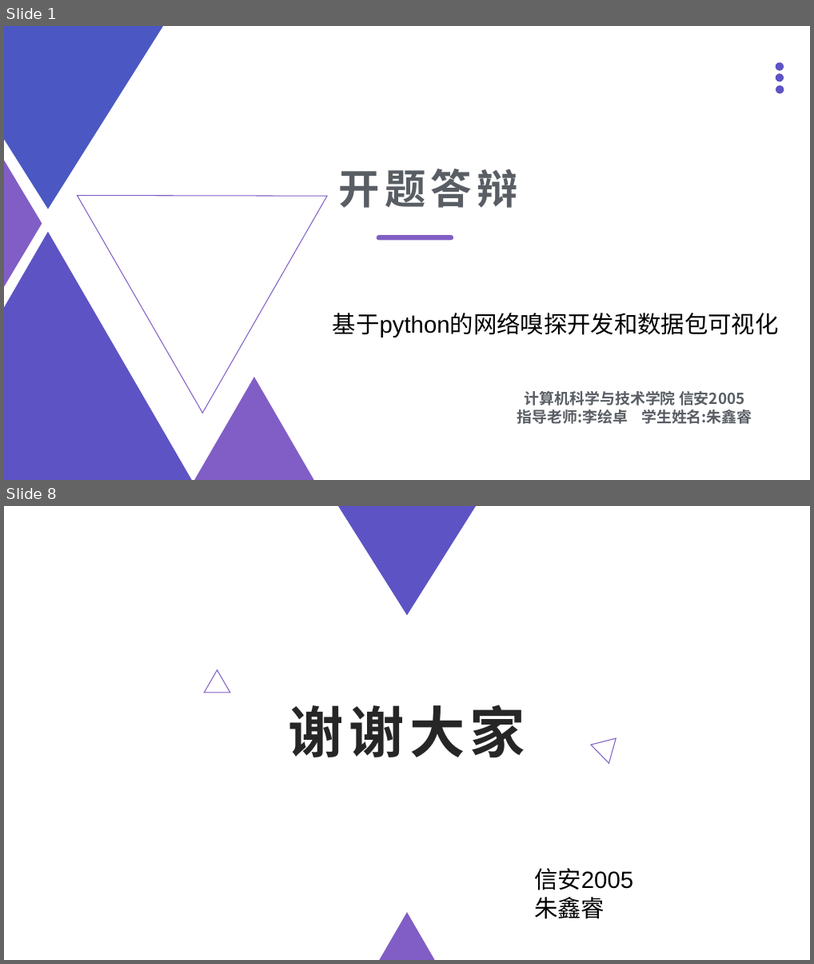
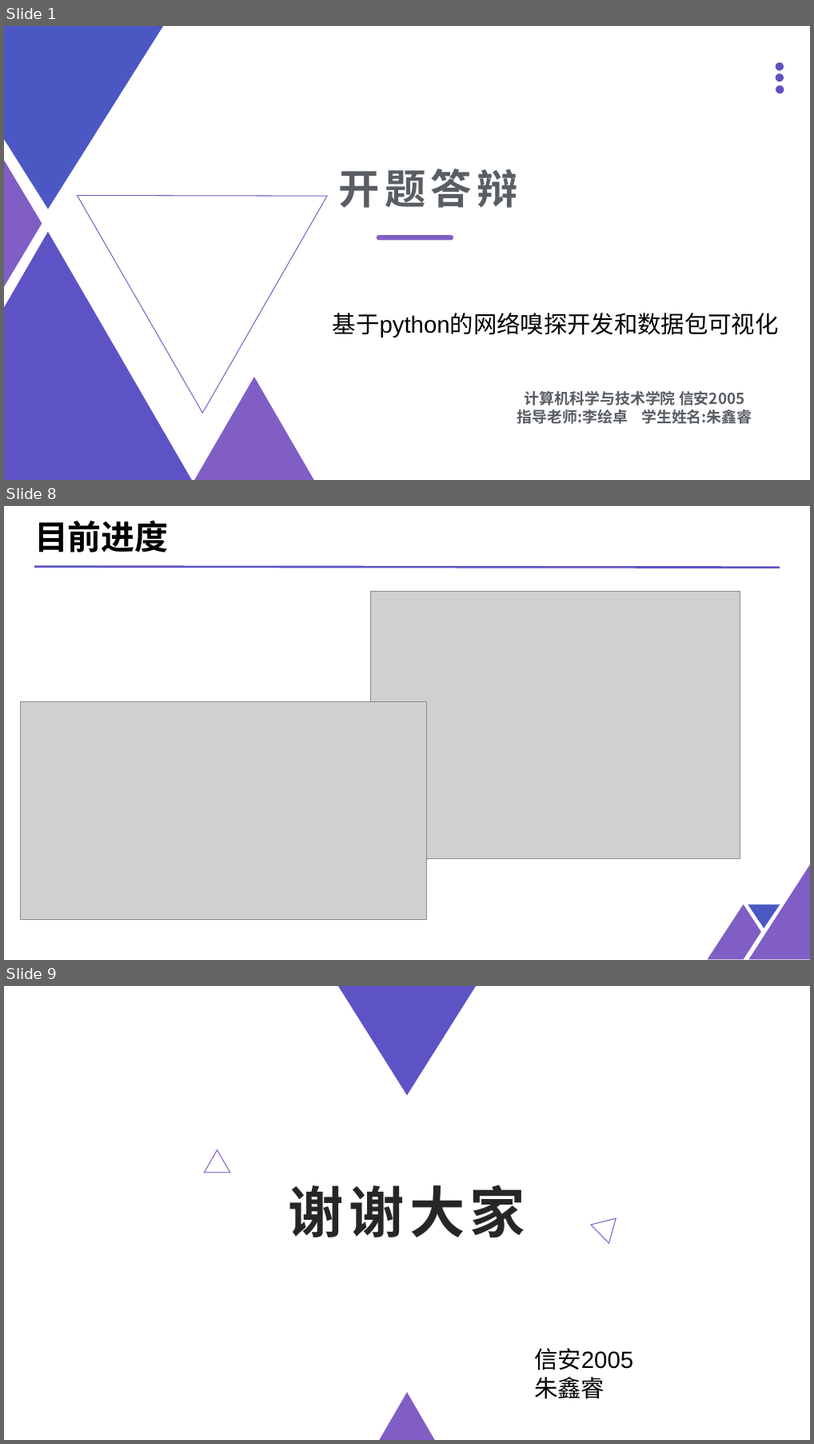
Before and after one commit to zzxr6/Defense, a slide deck: 开题答辩PPT.pptx. Shown one above the other, each under a label of ours: slides 1 and 8 before the commit, slides 1, 8 and 9 after it; the slides between them are not shown. The pictures are 814x964 and 814x1444 pixels, drawn with LibreOffice and Linux fonts; fonts in the diff are those of the drawing; grey boxes stand for pictures; background and template pictures are left out. Boxes give left, top, right and bottom in pixels: in the first picture for what was removed or moved away, otherwise in the second. Text is boxed around its words. In the diff, an @@ line names an element or a change of style, - is before the commit and + after.

```diff
--- a/开题答辩PPT.pptx
+++ b/开题答辩PPT.pptx
@@ slide 8 added at [4, 506, 810, 960], background #FFFFFF @@
@@ text added at [34, 520, 169, 552], 40 pt, text #000000, bold @@
+目前进度
@@ line added from (34, 567) to (780, 567), #5D53C4 2.5 pt @@
@@ picture added at [370, 592, 740, 858] @@
@@ picture added at [20, 702, 427, 920] @@
@@ triangle added at [750, 864, 810, 959], fill #815EC5 @@
@@ freeform shape added at [707, 904, 762, 959], fill #815EC5 @@
@@ triangle added at [748, 904, 780, 928], fill #4B58C3 @@
@@ what was slide 8 is now slide 9 @@
```
Also in this commit, not shown: 4 slides changed, 2 other slides added, 2 slides removed, 1 other file.
